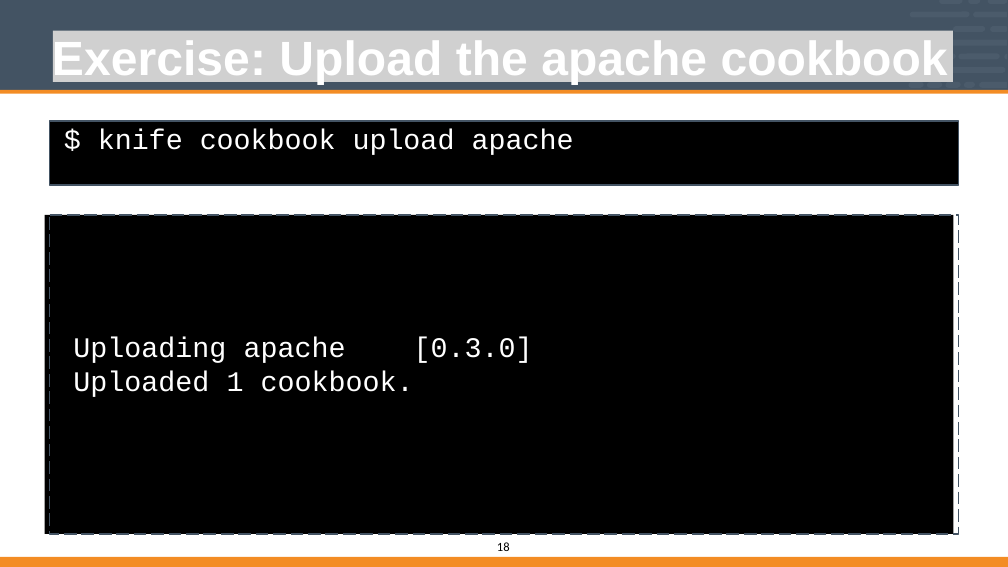
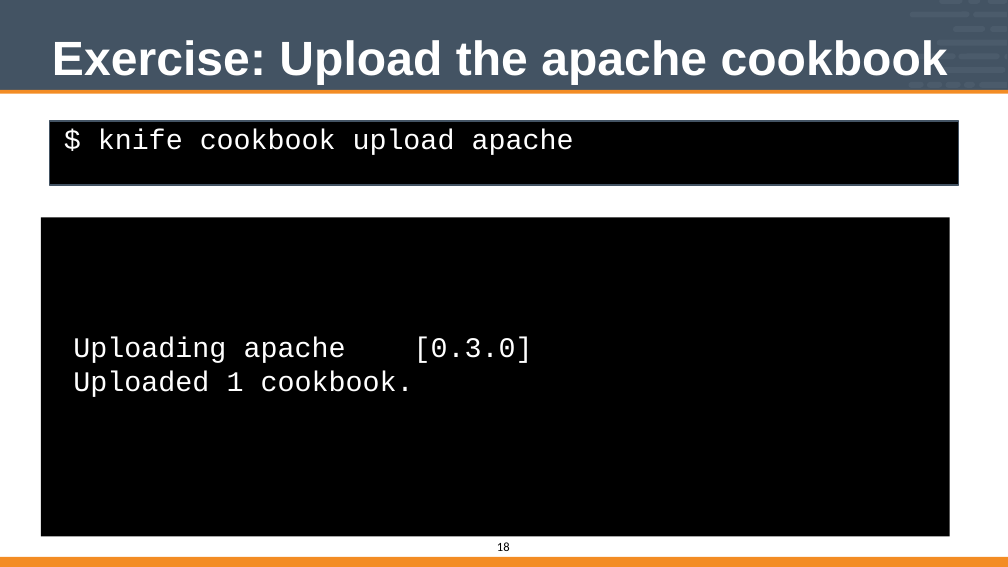
Before and after one commit to vinyar/chef-intermediate, a slide deck: slide 18 of Modules/04-Chef_Intermediate.pptx. Drawn at 1008x567 pixels with LibreOffice and Linux fonts; fonts in the diff are those of the drawing; grey boxes stand for pictures. Boxes give left, top, right and bottom in pixels: in the first picture for what was removed or moved away, otherwise in the second. Text is boxed around its words. In the diff, an @@ line names an element or a change of style, - is before the commit and + after.

Commit message:
Updated Custom Resources (04)
* Removed all smart quotes
* Removed all slide title drop shadows
* Fixed the code formatting on a large number of slides
* Fixed layout of "Open In Editor" for code slides
* Fixed code formatting across a large number of slides

This section is absolutely ugly.

```diff
--- a/Modules/04-Chef_Intermediate.pptx
+++ b/Modules/04-Chef_Intermediate.pptx
@@ picture removed at <box>53,31,953,82</box> @@
@@ freeform shape: place and size @@
-freeform shape at <box>45,215,954,533</box>
+freeform shape at <box>41,217,950,536</box>
@@ freeform shape removed at <box>50,215,959,533</box> @@
```
Also in this commit, not shown: 17 other slides changed.
